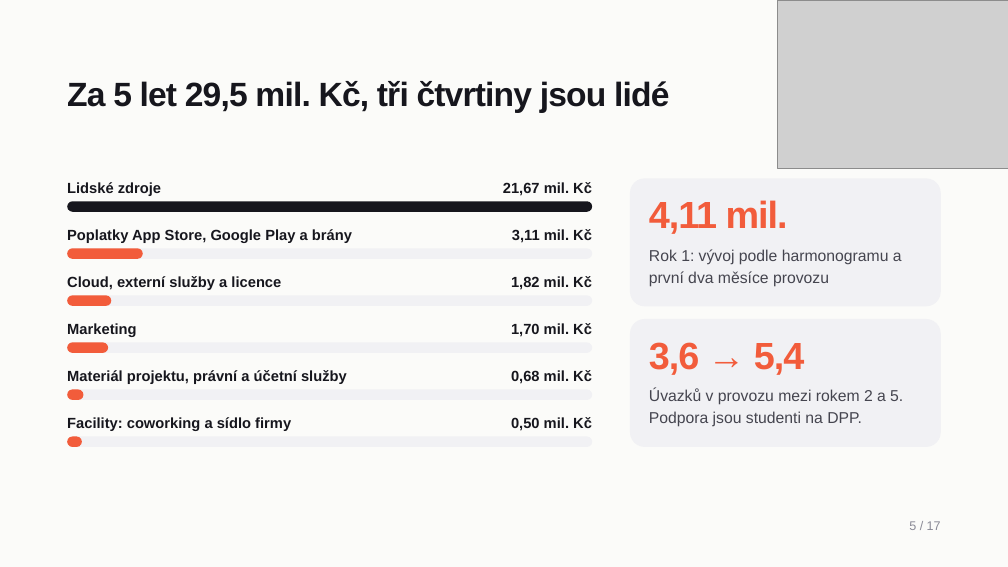
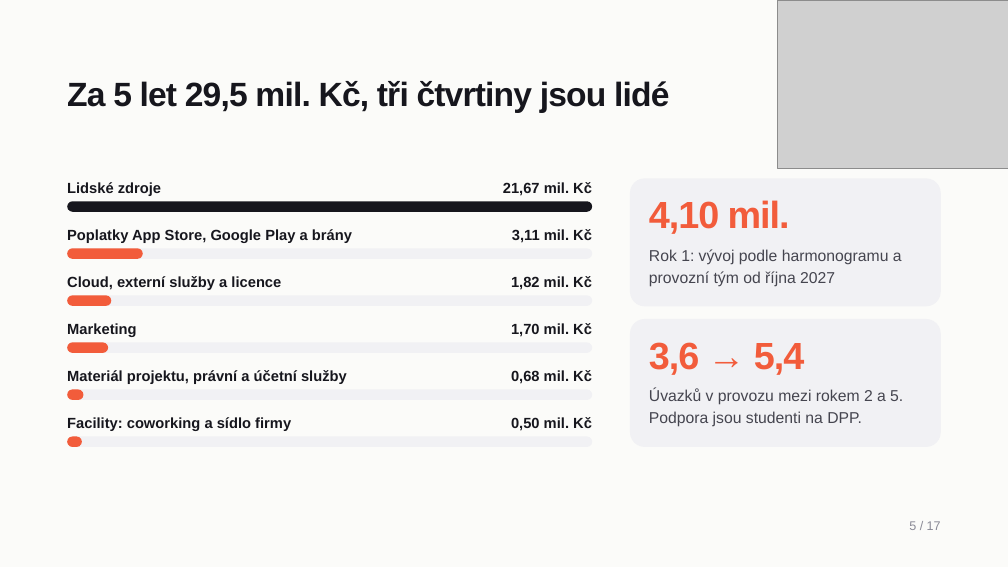
Before and after one commit to vedernikovalex/rizeni_it_projektu, a slide deck: slide 5 of spolubyt-cast-2.pptx. Drawn at 1008x567 pixels with LibreOffice and Linux fonts; fonts in the diff are those of the drawing; grey boxes stand for pictures. Boxes give left, top, right and bottom in pixels: in the first picture for what was removed or moved away, otherwise in the second. Text is boxed around its words. In the diff, an @@ line names an element or a change of style, - is before the commit and + after.

```diff
--- a/spolubyt-cast-2.pptx
+++ b/spolubyt-cast-2.pptx
@@ text at (649, 200, 790, 234): text changed @@
-4,11 mil.
+4,10 mil.
@@ text at (649, 249, 902, 287): text changed @@
-Rok 1: vývoj podle harmonogramu a první dva měsíce provozu
+Rok 1: vývoj podle harmonogramu a provozní tým od října 2027
```
Also in this commit, not shown: 2 other slides changed, 7 other files.
